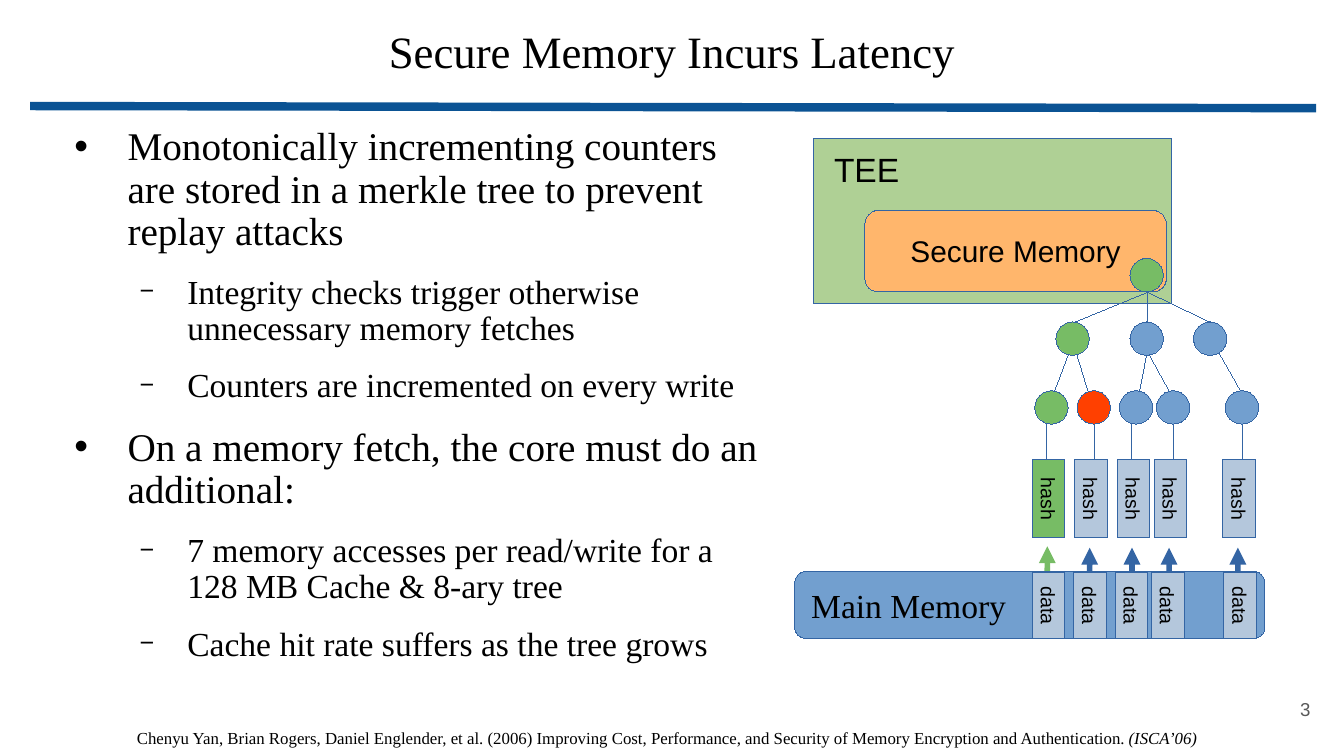
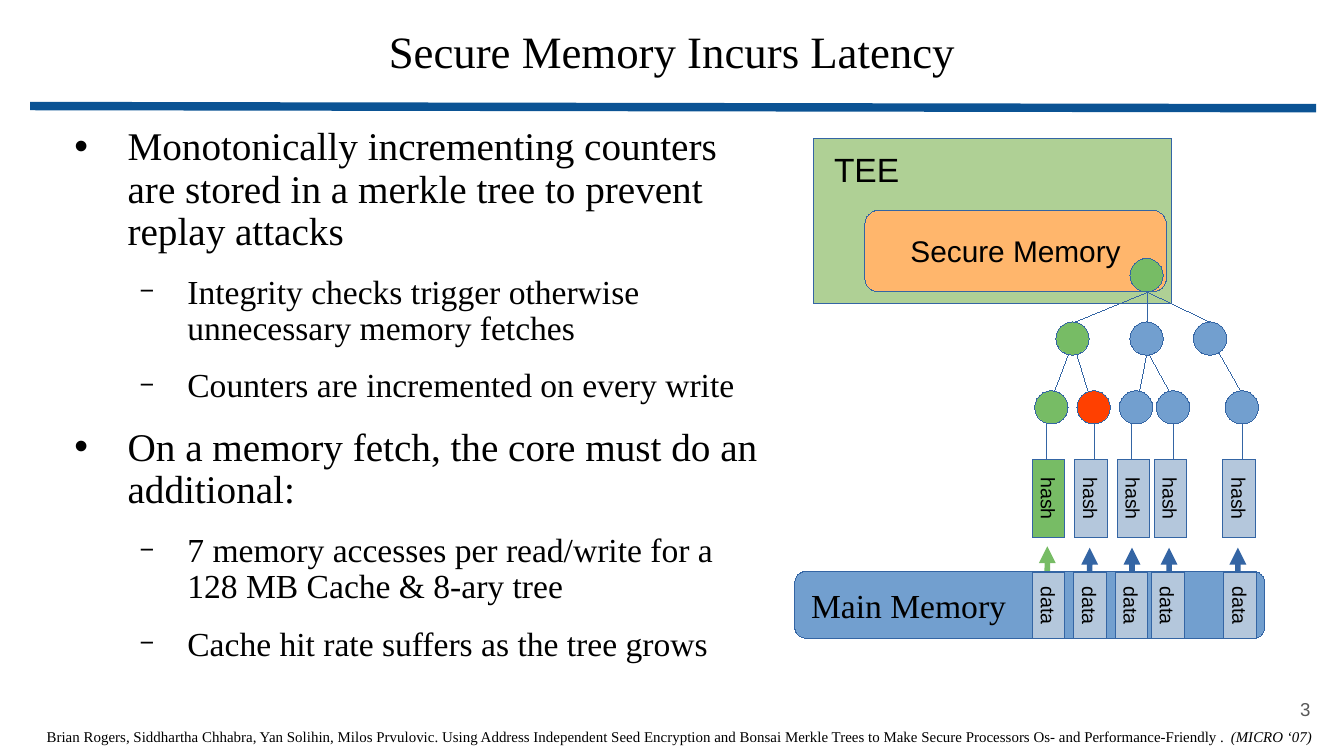
Before and after one commit to wbuz24/grad-research, a slide deck: slide 3 of presentations/Toleo.pptx. Drawn at 1344x756 pixels with LibreOffice and Linux fonts; fonts in the diff are those of the drawing. Boxes give left, top, right and bottom in pixels: in the first picture for what was removed or moved away, otherwise in the second. Text is boxed around its words. In the diff, an @@ line names an element or a change of style, - is before the commit and + after.

```diff
--- a/presentations/Toleo.pptx
+++ b/presentations/Toleo.pptx
@@ text added at <box>47,731,1312,746</box>, 8 pt, text #000000 @@
+Brian Rogers, Siddhartha Chhabra, Yan Solihin, Milos Prvulovic. Using Address Independent Seed Encryption and Bonsai Merkle Trees to Make Secure Processors Os- and Performance-Friendly . (MICRO ‘07)
@@ text removed at <box>137,732,1197,748</box> @@
-Chenyu Yan, Brian Rogers, Daniel Englender, et al. (2006) Improving Cost, Performance, and Security of Memory Encryption and Authentication. (ISCA’06)
```
Also in this commit, not shown: 9 other slides changed, 6 slides added.
